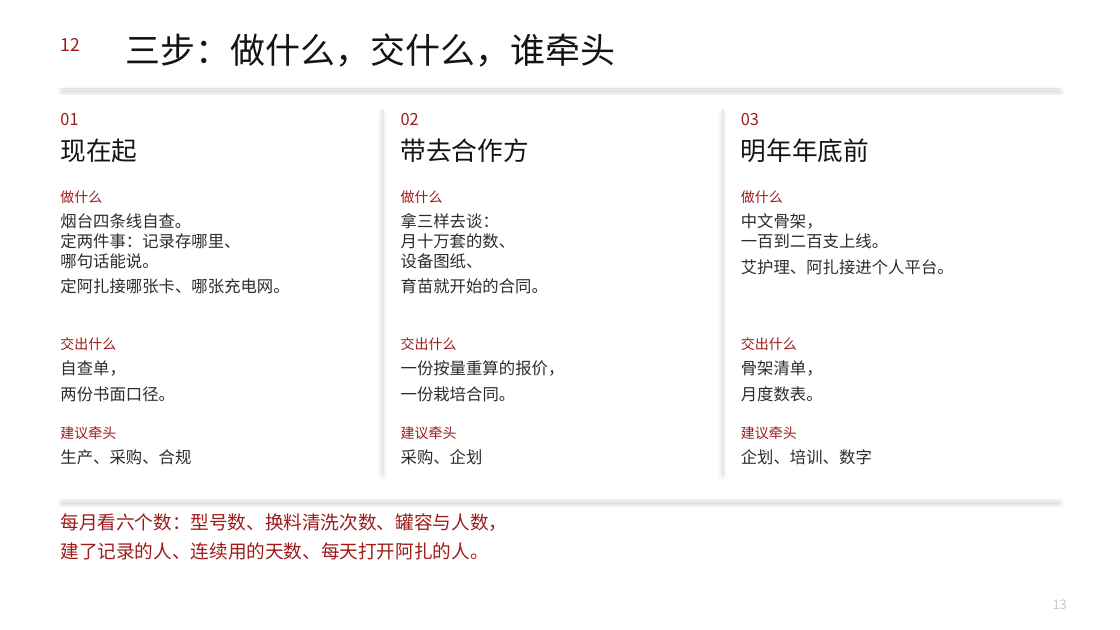
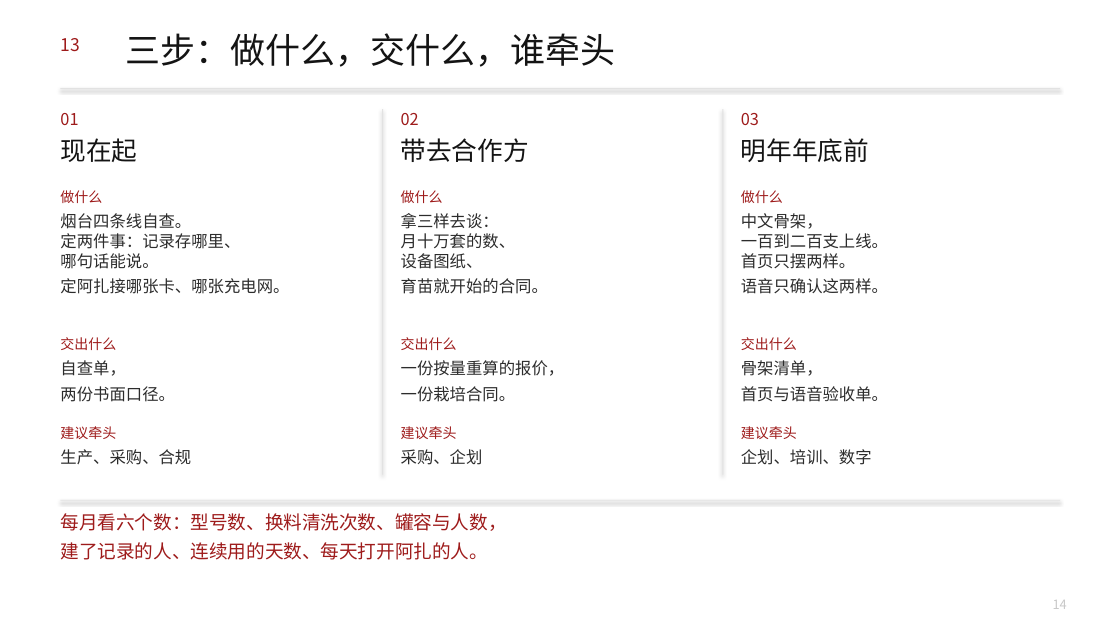
Before and after one commit to headshot9999/xiaoyi, a slide deck: slide 14 of 艾多美何以成为100兆韩元企业.pptx (slide 13 before the commit). Drawn at 1120x630 pixels with LibreOffice and Linux fonts; fonts in the diff are those of the drawing. Boxes give left, top, right and bottom in pixels: in the first picture for what was removed or moved away, otherwise in the second. Text is boxed around its words. In the diff, an @@ line names an element or a change of style, - is before the commit and + after.

```diff
--- a/艾多美何以成为100兆韩元企业.pptx
+++ b/艾多美何以成为100兆韩元企业.pptx
@@ text at [60,38,79,52]: text changed @@
-12
+13
@@ text at [741,213,888,294]: text changed @@
-中文骨架，
-一百到二百支上线。
-艾护理、阿扎接进个人平台。
+中文骨架，
+一百到二百支上线。
+首页只摆两样。
+语音只确认这两样。
@@ text at [741,360,888,402]: text changed @@
-骨架清单，
-月度数表。
+骨架清单，
+首页与语音验收单。
@@ text at [1053,600,1067,609]: text changed @@
-13
+14
```
Also in this commit, not shown: 2 other slides changed, 1 slide added, 3 other files.
